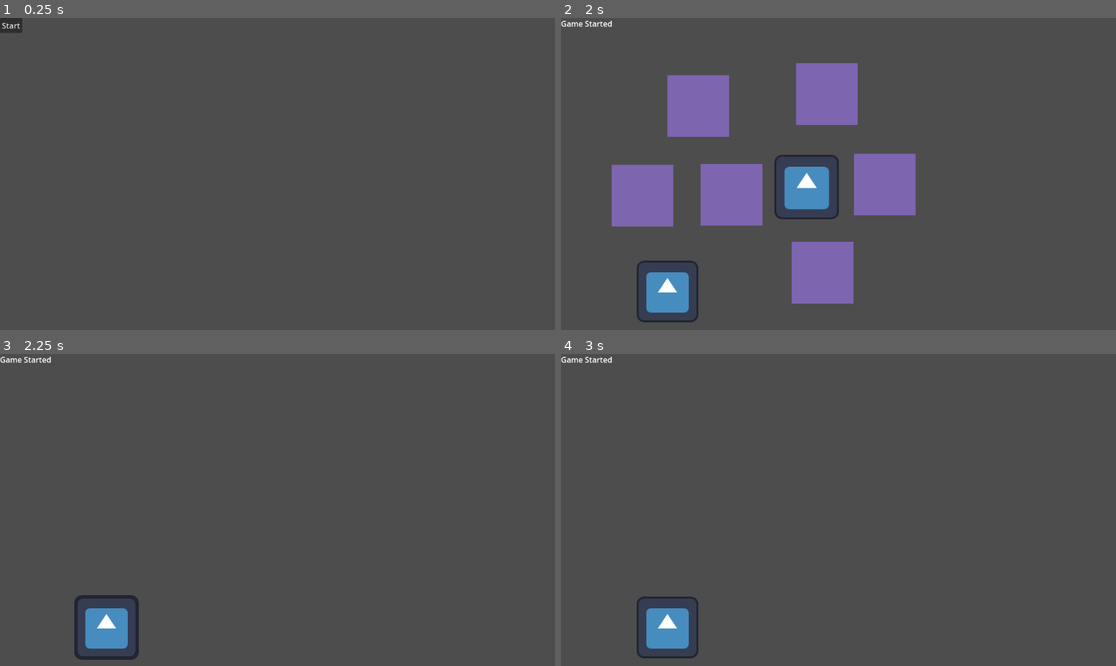
Above: before the commit, frames 1-4 (two rows, left to right).
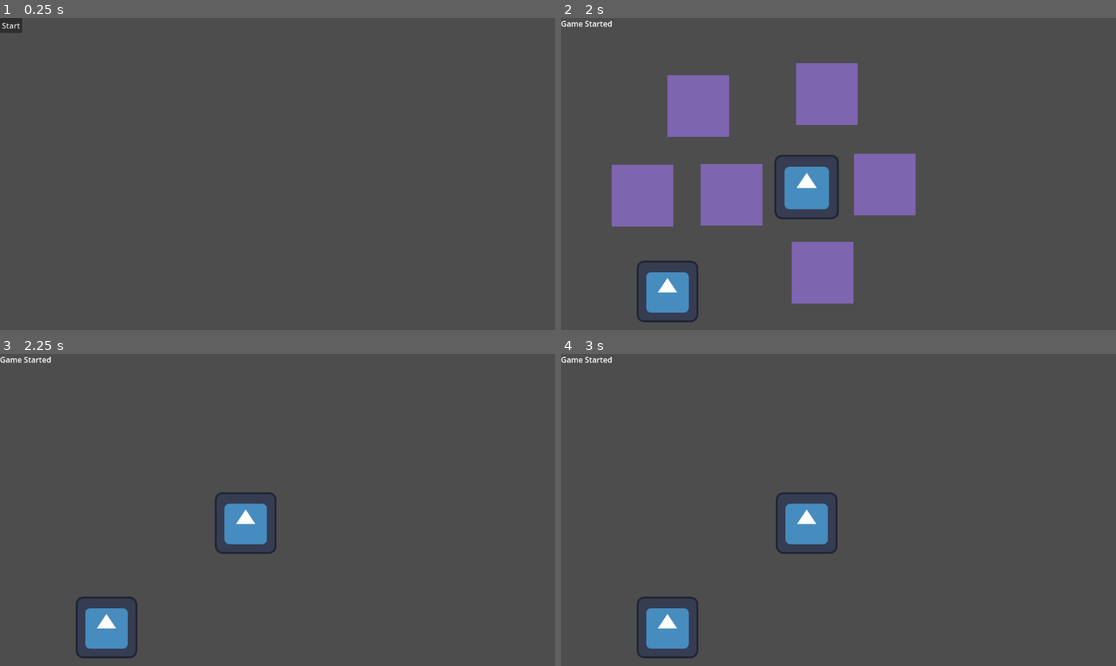
Above: after the commit, the same moments.

Repository: morganwynne/Cracking-Kingdom-Down
Game: Godot game, scene res://scenes/core.tscn
The game is run twice, just before and just after one commit, with the same random seed, the same clock (stepped at 60 frames per second) and the same inputs. The engine's default icon, where the game draws it, is replaced by a stand-in: a white triangle on a blue panel in a dark square.
Inputs (mouse positions are in pixels of both pictures, inside the frame that each line leads up to):
- Up to frame 1 (0.25 s): no input
- Up to frame 2 (2 s): click "Start" at 0.5 s; tap Enter at 1.25 s; move the mouse to (805, 186) at 1.27 s; press the mouse at (805, 186) at 1.28 s
- Up to frame 3 (2.25 s): tap Space at 2 s; move the mouse to (105, 628) at 2.02 s; release the mouse at (105, 628) at 2.03 s; click (105, 628) at 2.1 s
- Up to frame 4 (3 s): tap Enter at 2.75 s; move the mouse to (894, 441) at 2.77 s; press the mouse at (894, 441) at 2.78 s

Frames 1-2 are identical in both runs. In frame 3, 1.5% of the frame differs, in the area x 13-50%, y 44-98%; in frame 4, 1.3%.
Error before the commit: Invalid access to property or key 'position' on a base object of type 'Nil'. (res://scripts/plate.gd:23)

Commit message:
Swap plate places on changing to occupied plate_holder

Diff:
--- a/scripts/plate.gd
+++ b/scripts/plate.gd
@@ -5,22 +5,25 @@
 var hovering_plate_holder:PlateHolder
 var plate_holder:PlateHolder
 var offset:Vector2
+var original_position:Vector2
 
 func _process(_delta:float) -> void:
   if draggable:
     if Input.is_action_just_pressed("click"):
       offset = get_global_mouse_position() - global_position
+      original_position = global_position
       global.dragging = self
     if Input.is_action_pressed("click") and global.dragging == self:
       global_position = get_global_mouse_position() - offset
     elif Input.is_action_just_released("click") and global.dragging == self:
       global.dragging = null
-      var tween:Tween = get_tree().create_tween()
-      if hovering_plate_holder:
-        plate_holder = hovering_plate_holder
-        tween.tween_property(self, "position", hovering_plate_holder.position, 0.2).set_ease(Tween.EASE_OUT)
+      if hovering_plate_holder and ((hovering_plate_holder.plate and plate_holder) or (hovering_plate_holder.plate == null)):
+        if hovering_plate_holder.plate and hovering_plate_holder.plate != self:
+          hovering_plate_holder.plate.change_plate_holder(plate_holder)
+        change_plate_holder(hovering_plate_holder)
       else:
-        tween.tween_property(self, "global_position", plate_holder.position, 0.2).set_ease(Tween.EASE_OUT)
+        var tween:Tween = get_tree().create_tween()
+        tween.tween_property(self, "global_position", original_position, 0.2).set_ease(Tween.EASE_OUT)
 
 func _on_area_2d_mouse_entered() -> void:
   if not global.dragging:
@@ -43,3 +46,12 @@
     body.modulate = Color(Color.MEDIUM_PURPLE, 0.7)
     if body == hovering_plate_holder:
       hovering_plate_holder = null
+
+func change_plate_holder(new_plate_holder:PlateHolder) -> void:
+  if plate_holder and plate_holder.plate == self:
+    plate_holder.plate = null
+  new_plate_holder.plate = self
+  plate_holder = new_plate_holder
+
+  var tween:Tween = get_tree().create_tween()
+  tween.tween_property(self, "position", new_plate_holder.position, 0.2).set_ease(Tween.EASE_OUT)
